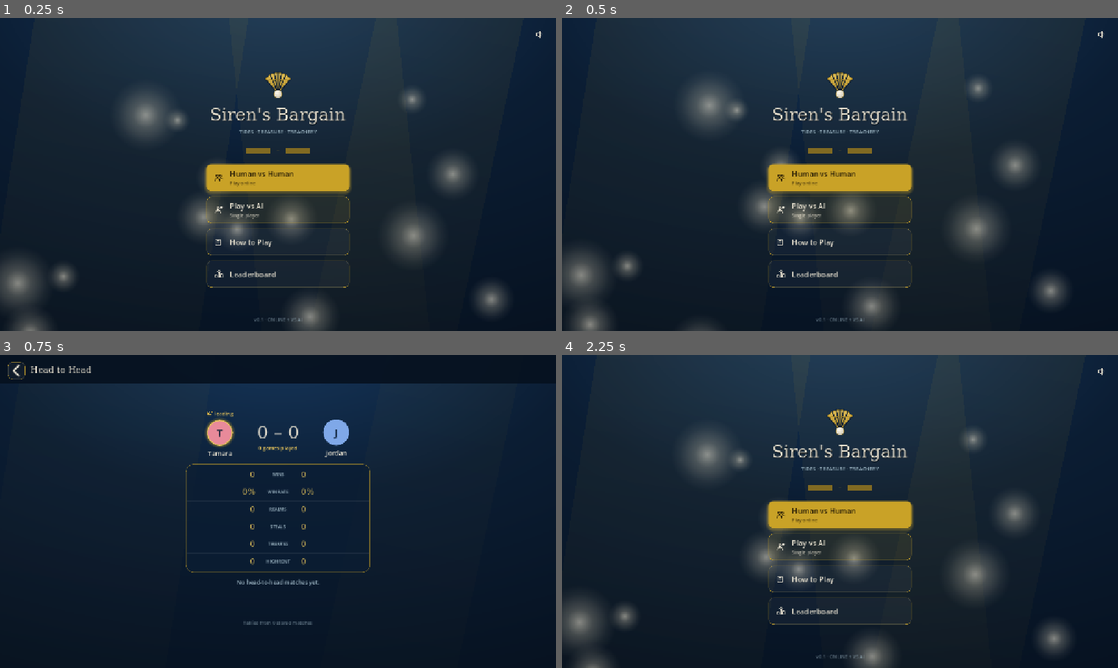
Above: before the commit, frames 1-4 (two rows, left to right).
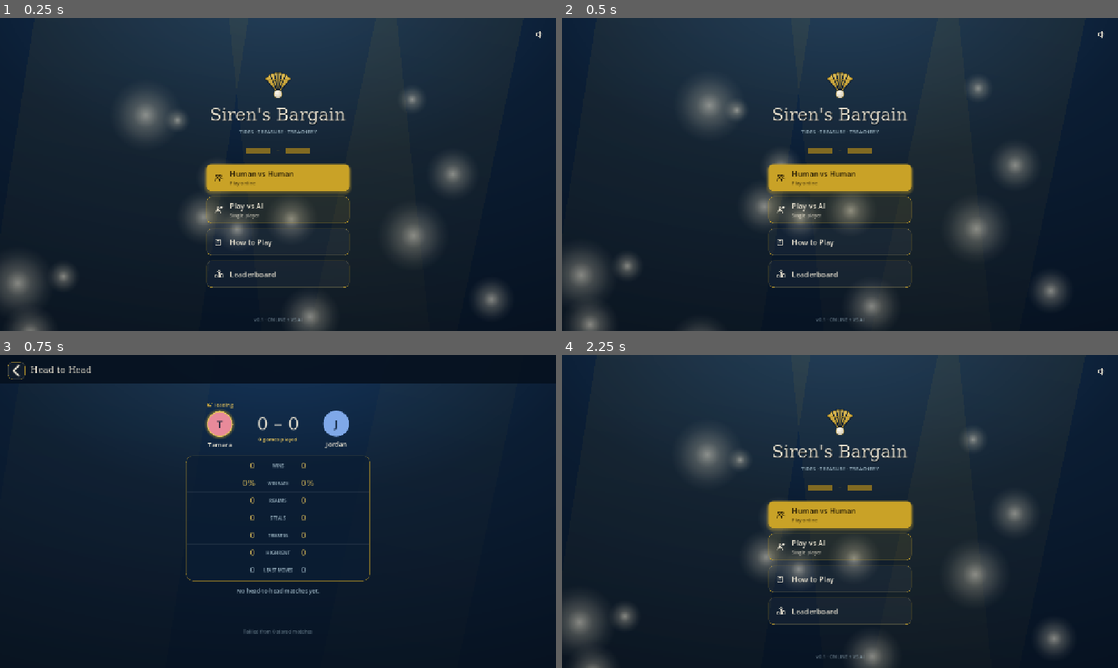
Above: after the commit, the same moments.

Repository: jordansaker/sirens-bargain
Game: Godot game, scene res://scenes/MainMenu.tscn
The game is run twice, just before and just after one commit, with the same random seed, the same clock (stepped at 60 frames per second) and the same inputs.
Inputs (mouse positions are in pixels of both pictures, inside the frame that each line leads up to):
- Up to frame 1 (0.25 s): no input
- Up to frame 2 (0.5 s): no input
- Up to frame 3 (0.75 s): click (278, 611) at 0.5 s
- Up to frame 4 (2.25 s): tap Enter at 1.25 s; move the mouse to (962, 495) at 1.27 s; hold Shift 1.28-2 s; click (962, 495) at 1.42 s; click (578, 370) at 2 s

Frames 1-2 are identical in both runs. In frame 3, 2.8% of the frame differs, in the area x 33-67%, y 15-90%; in frame 4, nothing differs.

Commit message:
Leaderboard: LEAST MOVES row (lower-wins highlight)
Reads leastAmountMoves from each server entry, adds a new compare row
below HIGH RENT. Row spec grew a lower_is_better flag so the smaller
side gets the highlighted arrow; other rows still highlight the larger
value. Zero on either side (fresh roster, no matches yet) skips
highlighting so it doesn't misleadingly claim someone is winning.

MatchApi doc note extended: leaderboard aggregates leastAmountMoves as
a MIN across matches (fewest-moves game).

Co-Authored-By: Claude Opus 4.7 (1M context) <noreply@anthropic.com>

Diff:
--- a/scripts/net/MatchApi.gd
+++ b/scripts/net/MatchApi.gd
@@ -21,7 +21,8 @@
 #   attaches, action plays, Ride the Current draws). Leaderboard aggregates
 #   as a MIN across matches — the player's fewest-moves game.
 #   The GET returns the same schema per match; the leaderboard aggregates
-#   `highestRent` as a MAX across matches (biggest-ever rent per player).
+#   `highestRent` as a MAX across matches (biggest-ever rent per player)
+#   and `leastAmountMoves` as a MIN (fewest-moves-in-a-single-match).
 
 const BASE_URL := "https://hq.jordansakerdev.com/api/sirens-bargain"
 const POST_URL := BASE_URL + "/matches"
--- a/scripts/ui/LeaderboardScreen.gd
+++ b/scripts/ui/LeaderboardScreen.gd
@@ -229,7 +229,7 @@
 	var per: Dictionary = {}
 	for n in names:
 		per[n] = {"wins": 0, "realms": 0, "steals": 0, "tributes": 0,
-			"highest_rent": 0, "win_rate": 0, "matches": 0}
+			"highest_rent": 0, "least_moves": 0, "win_rate": 0, "matches": 0}
 	for e in _entries:
 		if not (e is Dictionary):
 			continue
@@ -247,6 +247,7 @@
 		slot["steals"] = int(e.get("totalSteals", 0))
 		slot["tributes"] = int(e.get("totalTributes", 0))
 		slot["highest_rent"] = int(e.get("highestRent", 0))
+		slot["least_moves"] = int(e.get("leastAmountMoves", 0))
 		slot["matches"] = int(e.get("matches", 0))
 		# Server returns winRate as 0..1; the UI treats it as an integer
 		# percent so scale here.
@@ -384,22 +385,41 @@
 	var a_name := String(PLAYERS[0]["name"])
 	var b_name := String(PLAYERS[1]["name"])
 	var per: Dictionary = totals["per"]
+	# Row spec: [label, key, suffix, lower_is_better].
+	# LEAST MOVES is the only "lower wins" stat — flipped so the smaller
+	# side gets the highlighted arrow.
 	var rows := [
-		["WINS", "wins", ""],
-		["WIN RATE", "win_rate", "%"],
-		["REALMS", "realms", ""],
-		["STEALS", "steals", ""],
-		["TRIBUTES", "tributes", ""],
-		["HIGH RENT", "highest_rent", ""],
+		["WINS", "wins", "", false],
+		["WIN RATE", "win_rate", "%", false],
+		["REALMS", "realms", "", false],
+		["STEALS", "steals", "", false],
+		["TRIBUTES", "tributes", "", false],
+		["HIGH RENT", "highest_rent", "", false],
+		["LEAST MOVES", "least_moves", "", true],
 	]
 	for i in range(rows.size()):
 		var spec: Array = rows[i]
 		var lab: String = spec[0]
 		var key: String = spec[1]
 		var suffix: String = spec[2]
+		var lower_is_better: bool = bool(spec[3])
 		var a := int(per[a_name][key])
 		var b := int(per[b_name][key])
-		col.add_child(_build_compare_row(lab, "%s%s" % [str(a), suffix], "%s%s" % [str(b), suffix], a >= b, b >= a))
+		var left_win: bool
+		var right_win: bool
+		if lower_is_better:
+			# If either side has never played (0), skip highlighting so a
+			# fresh roster doesn't look like everyone is winning at zero.
+			if a <= 0 or b <= 0:
+				left_win = false
+				right_win = false
+			else:
+				left_win = a <= b
+				right_win = b <= a
+		else:
+			left_win = a >= b
+			right_win = b >= a
+		col.add_child(_build_compare_row(lab, "%s%s" % [str(a), suffix], "%s%s" % [str(b), suffix], left_win, right_win))
 		if i < rows.size() - 1:
 			var sep := ColorRect.new()
 			sep.custom_minimum_size = Vector2(0, 1)
